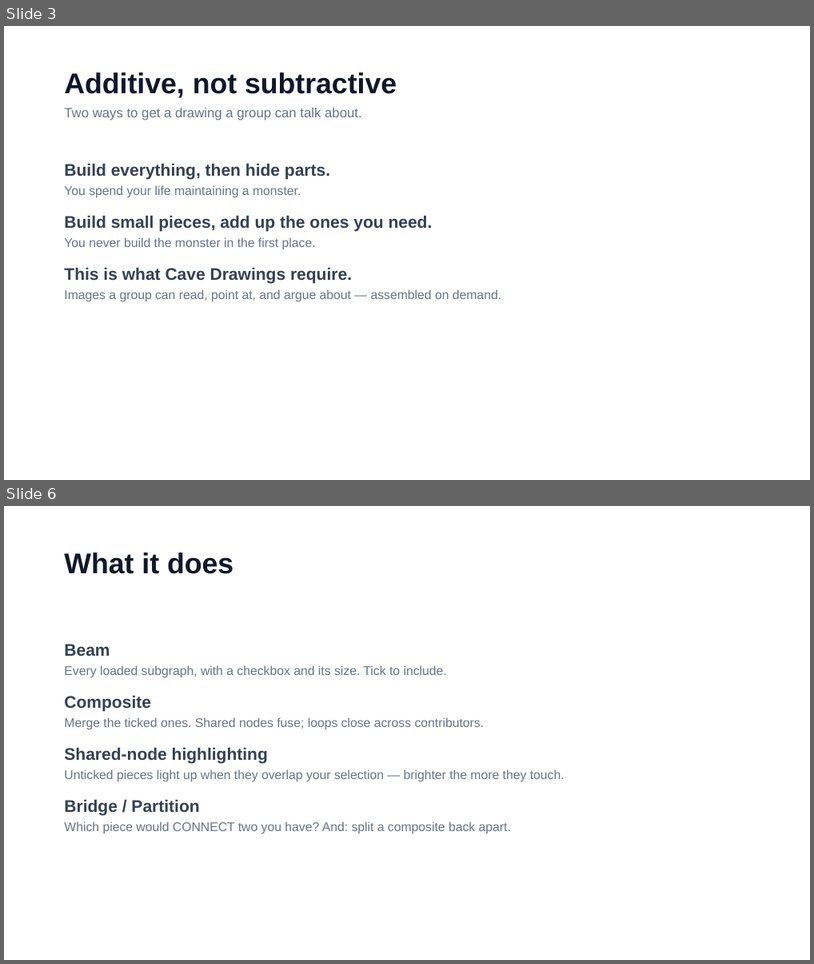
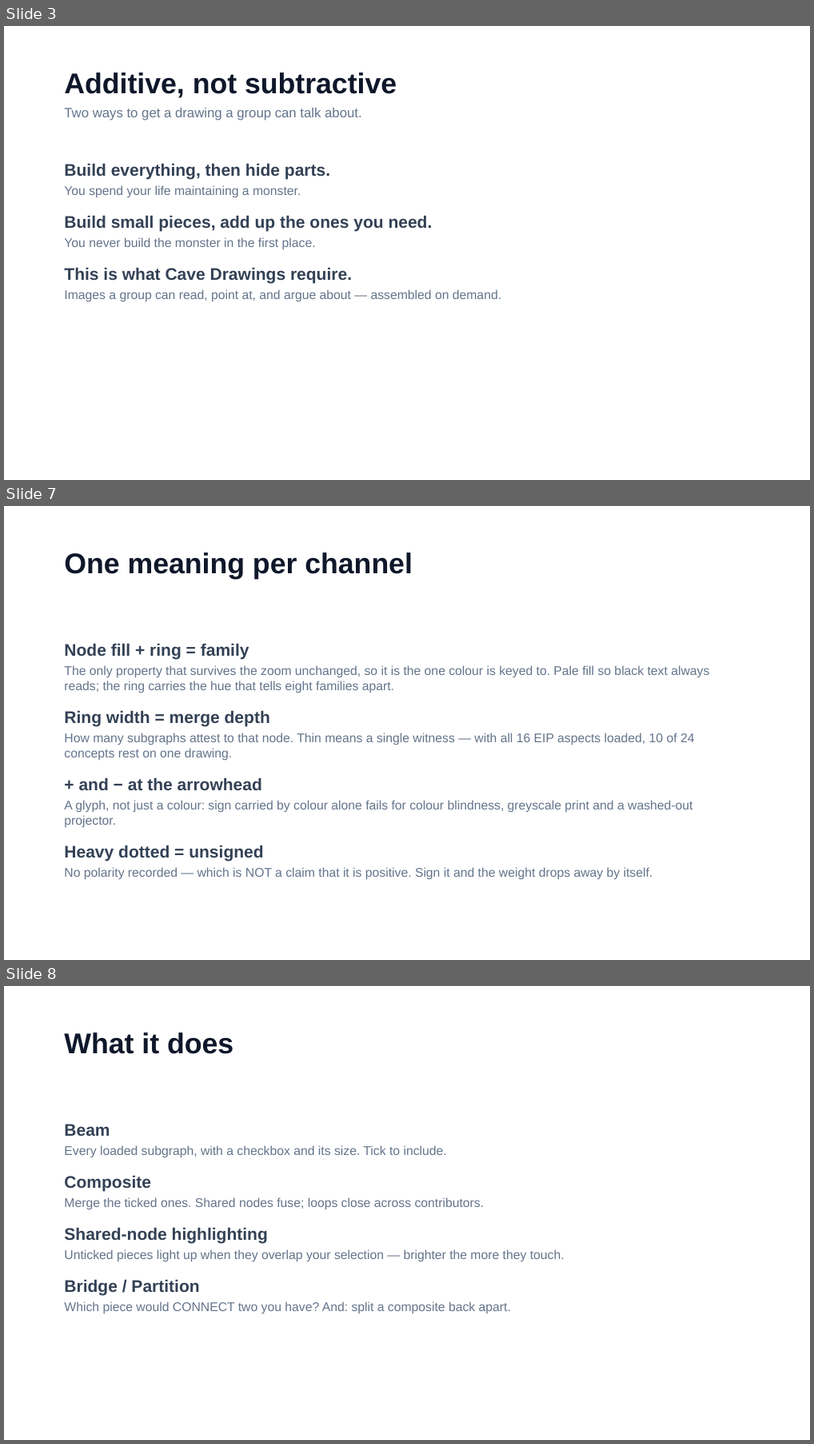
Before and after one commit to marpie1/rcn, a slide deck: tools/rcn-graph-composer-intro.pptx. Shown one above the other, each under a label of ours: slides 3 and 6 before the commit, slides 3, 7 and 8 after it; the slides between them are not shown. The pictures are 814x964 and 814x1444 pixels, drawn with LibreOffice and Linux fonts; fonts in the diff are those of the drawing. Boxes give left, top, right and bottom in pixels: in the first picture for what was removed or moved away, otherwise in the second. Text is boxed around its words. In the diff, an @@ line names an element or a change of style, - is before the commit and + after.

```diff
--- a/tools/rcn-graph-composer-intro.pptx
+++ b/tools/rcn-graph-composer-intro.pptx
@@ slide 7 added at [4,506,810,960], background #FFFFFF @@
@@ text added at [64,552,413,579], 34 pt, text #0F172A, bold @@
+One meaning per channel
@@ text added at [64,643,710,880], 15 pt, text #64748B @@
+Node fill + ring = family
+The only property that survives the zoom unchanged, so it is the one colour is keyed to. Pale fill so black text always reads; the ring carries the hue that tells eight families apart.
+Ring width = merge depth
+How many subgraphs attest to that node. Thin means a single witness — with all 16 EIP aspects loaded, 10 of 24 concepts rest on one drawing.
++ and − at the arrowhead
+A glyph, not just a colour: sign carried by colour alone fails for colour blindness, greyscale print and a washed-out projector.
+Heavy dotted = unsigned
+No polarity recorded — which is NOT a claim that it is positive. Sign it and the weight drops away by itself.
@@ what was slide 6 is now slide 8 @@
```
Also in this commit, not shown: 3 slides changed, 1 other slide added, 3 other files.
